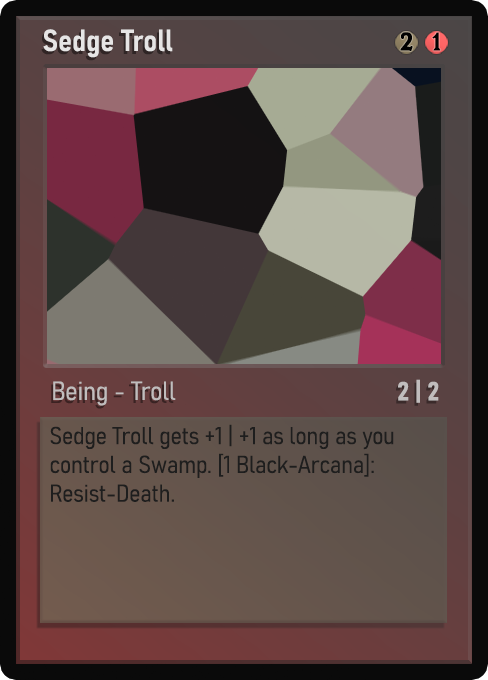
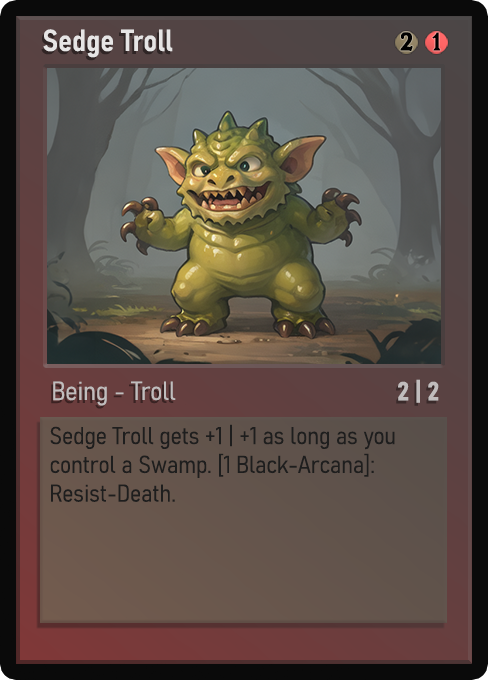
Layered file, before and after one edit (w=488, h=680). Changes by layer:
painted on "Name" over [44, 29, 155, 57]
painted on "AtkDef" over [398, 382, 438, 390]
painted on "Class" over [53, 381, 161, 405]
painted on "Desc_norm" over [50, 424, 395, 502]
painted on "Artwork" over [47, 68, 441, 364]
